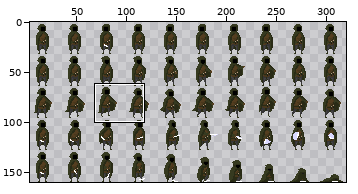
Two versions of one sprite sheet, platformer-procedural-generation/Player/WildRogue.png. Above: a wide view before the commit, with the close-up outlined.
Close-up. First the earlier version:
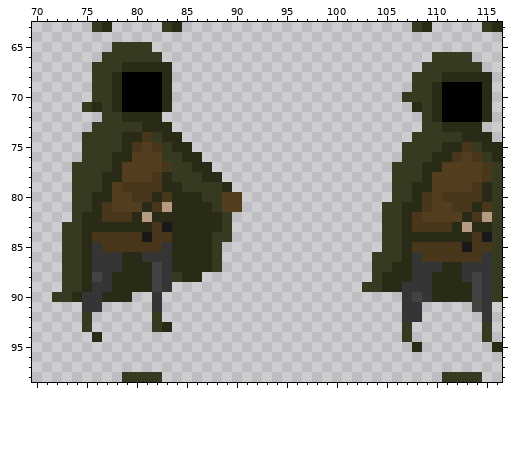
The file is 320x160 pixels. Shown: x 70..116, y 63..98. The wide view leaves out empty margins.
After:
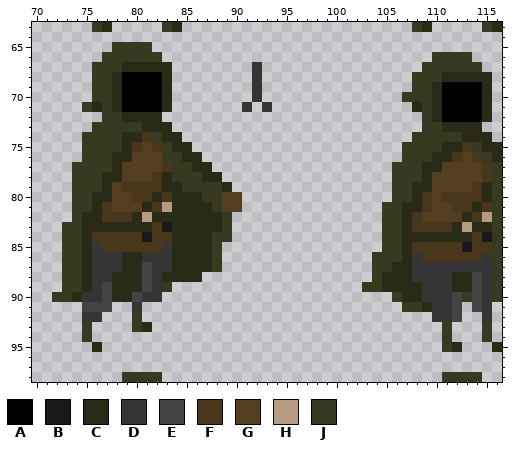
Palette (. is transparent): A #000000  B #1a1919  C #292b16  D #363536  E #434343  F #49371c  G #543e20  H #b69b83  J #363a20
Diff:
y 67..70: x 92 . -> D
y 71: x 91 . -> D; x 93 . -> D
y 87: x 81..82 CE -> ED; x 111..112 CC -> DD
y 88: x 76 E -> D; x 81..84 CEDJ -> EDCC; x 110..111 CC -> DD; x 113 D -> C
y 89: x 77 D -> E; x 81..83 CED -> EDJ; x 107..108 DD -> CC; x 110..111 CC -> DD
y 90: x 77 C -> E; x 80..81 .. -> ED; x 106..108 .DE -> JCC; x 110..113 CCCC -> DDEJ
y 91: x 75..77 DD. -> EEE; x 80 . -> D; x 82 D -> .; x 107..112 DD.... -> JJCDDE
y 92: x 75..76 J. -> DD; x 80 . -> J; x 82 J -> .; x 107..108 DD -> ..; x 110..112 ... -> DDE
y 93: x 80..83 ..JC -> JC..; x 107 J -> .; x 111 . -> J
y 94: x 75..76 .C -> J.; x 107 J -> .; x 111 . -> J
y 95: x 76 . -> C; x 108 C -> .; x 111..112 .. -> JC
Where, in picture pixels (left, top, right, bottom), the same in both close-ups:
added: (242, 62, 272, 112)
changed: (82, 262, 182, 352)
changed: (392, 262, 472, 352)
